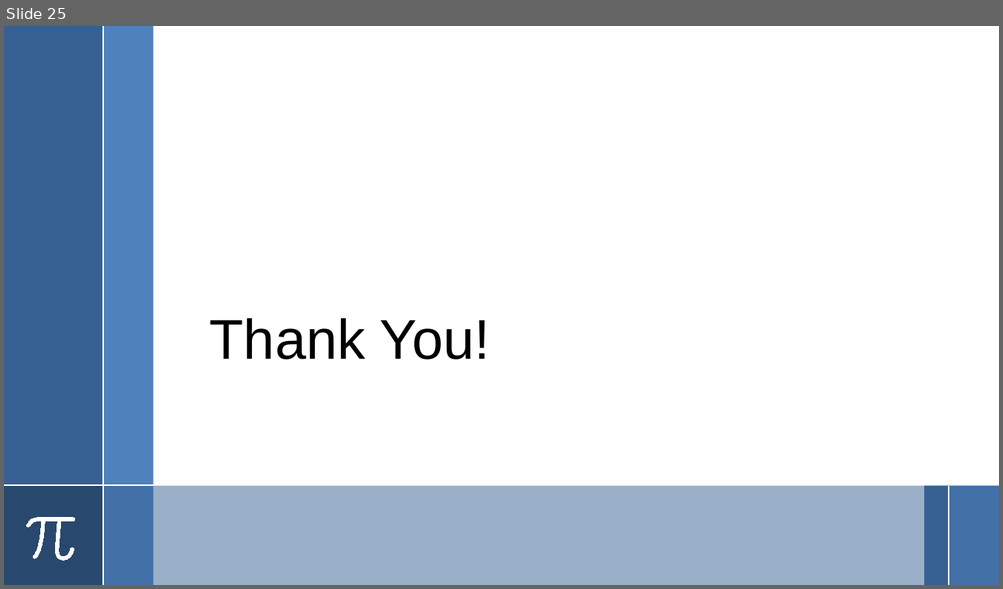
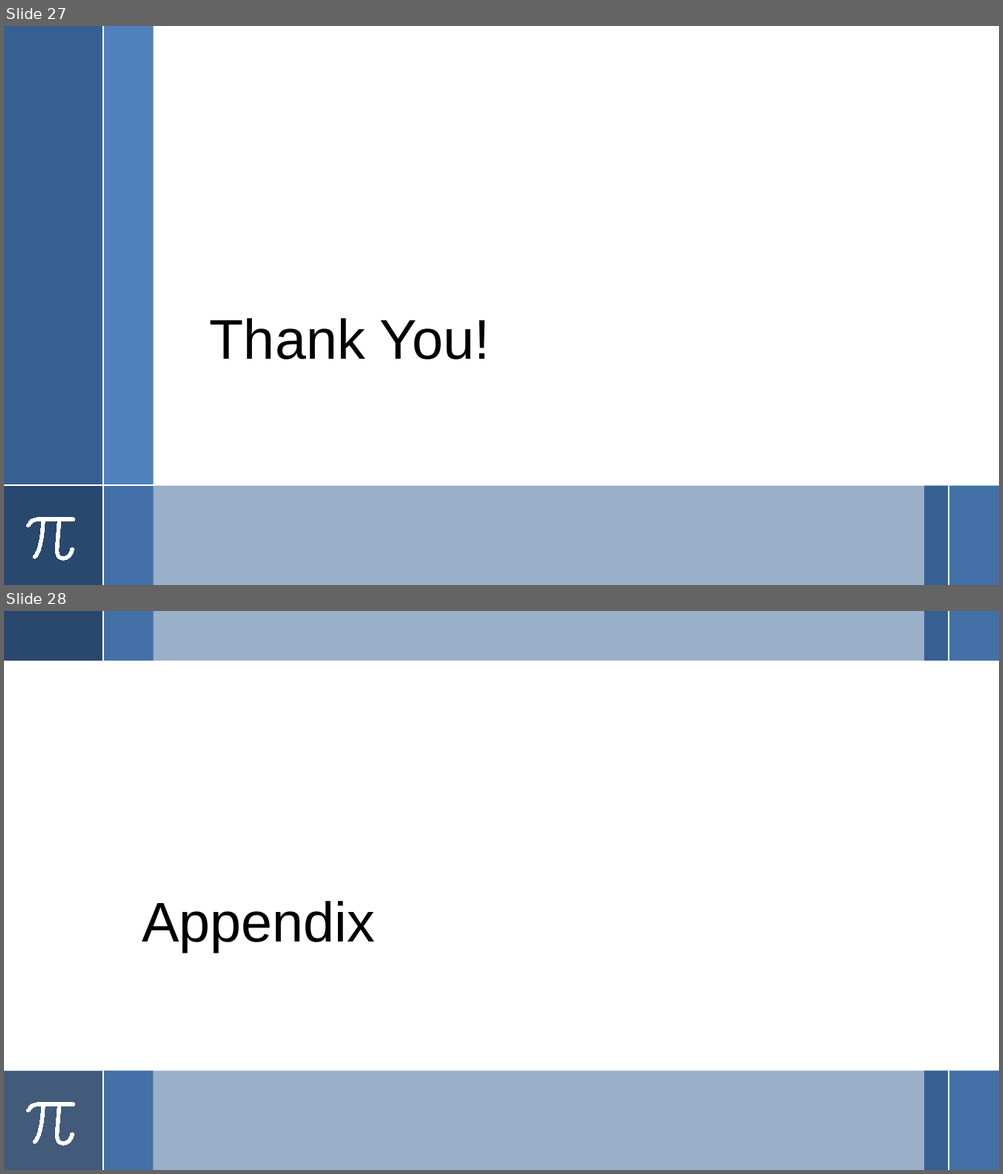
Before and after one commit to howewenann/spc_charts, a slide deck: reports/Statistical Process Control.pptx. Shown one above the other, each under a label of ours: slide 25 before the commit, slides 27 and 28 after it. The pictures are 1003x589 and 1003x1174 pixels, drawn with LibreOffice and Linux fonts; fonts in the diff are those of the drawing. Boxes give left, top, right and bottom in pixels: in the first picture for what was removed or moved away, otherwise in the second. Text is boxed around its words. In the diff, an @@ line names an element or a change of style, - is before the commit and + after.

```diff
--- a/reports/Statistical Process Control.pptx
+++ b/reports/Statistical Process Control.pptx
@@ slide 28 added at <box>4,611,999,1170</box>, background #FFFFFF; not listed: 6 template elements that a slide beside it also shows @@
@@ rectangle added at <box>4,611,103,661</box>, fill #376092 @@
@@ rectangle added at <box>4,611,999,661</box>, fill #376092 at 50% opacity @@
@@ rectangle added at <box>4,611,103,661</box>, fill #254061 at 75% opacity @@
@@ rectangle added at <box>103,611,153,661</box>, fill #4F81BD @@
@@ line added from (103, 611) to (103, 661), #FFFFFF 1.5 pt @@
@@ rectangle added at <box>924,611,948,661</box>, fill #376092 @@
@@ rectangle added at <box>948,611,999,661</box>, fill #4F81BD @@
@@ line added from (948, 611) to (948, 661), #FFFFFF 1.5 pt @@
@@ title added at <box>142,901,375,952</box>, 54 pt, text #000000 @@
+Appendix
@@ rectangle added at <box>103,1071,153,1170</box>, fill #4F81BD @@
@@ line added from (103, 1071) to (103, 1170), #FFFFFF 1.5 pt @@
@@ what was slide 25 is now slide 27 @@
```
Also in this commit, not shown: 5 slides changed, 3 other slides added, 1 slide removed, 6 other files.
